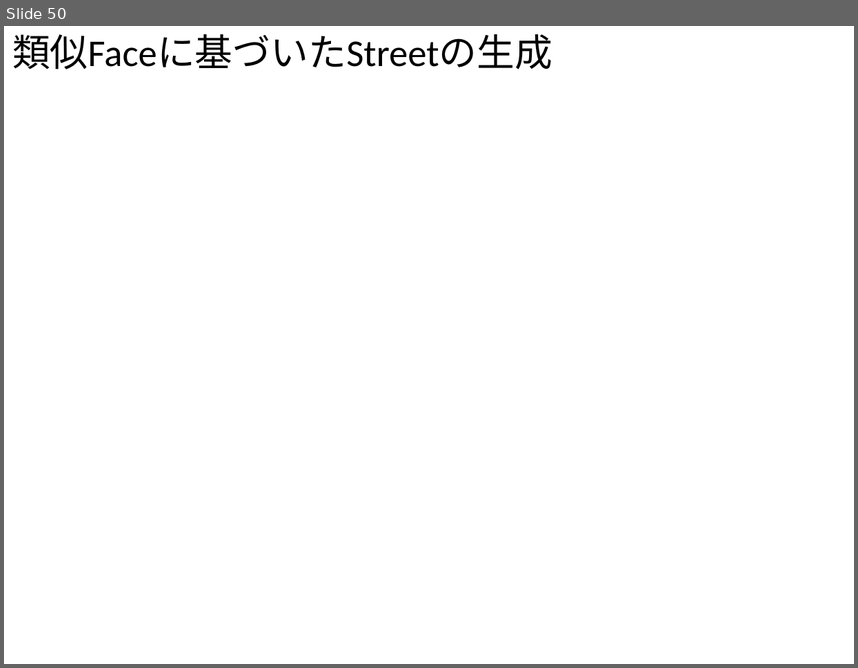
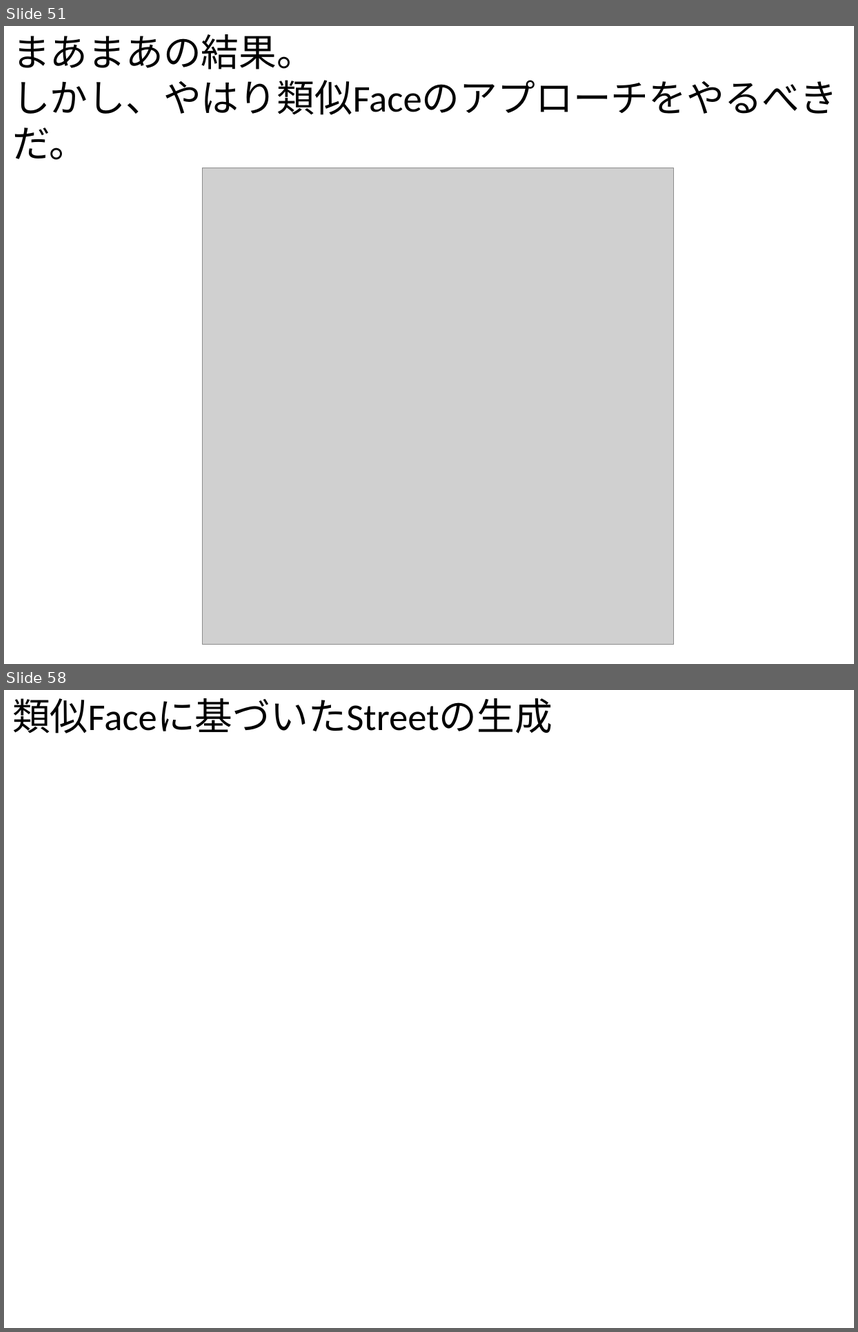
Before and after one commit to gnishida/RoadDesigner, a slide deck: RoadDesigner.pptx. Shown one above the other, each under a label of ours: slide 50 before the commit, slides 51 and 58 after it; the slides between them are not shown. The pictures are 858x668 and 858x1332 pixels, drawn with LibreOffice and Linux fonts; fonts in the diff are those of the drawing; grey boxes stand for pictures. Boxes give left, top, right and bottom in pixels: in the first picture for what was removed or moved away, otherwise in the second. Text is boxed around its words. In the diff, an @@ line names an element or a change of style, - is before the commit and + after.

```diff
--- a/RoadDesigner.pptx
+++ b/RoadDesigner.pptx
@@ slide 51 added at [4, 26, 854, 664], background #FFFFFF @@
@@ text added at [12, 34, 838, 160], 32 pt, text #000000 @@
+まあまあの結果。
+しかし、やはり類似Faceのアプローチをやるべきだ。
@@ picture added at [202, 168, 674, 644] @@
@@ what was slide 50 is now slide 58 @@
```
Also in this commit, not shown: 7 other slides added, 6 other files.
